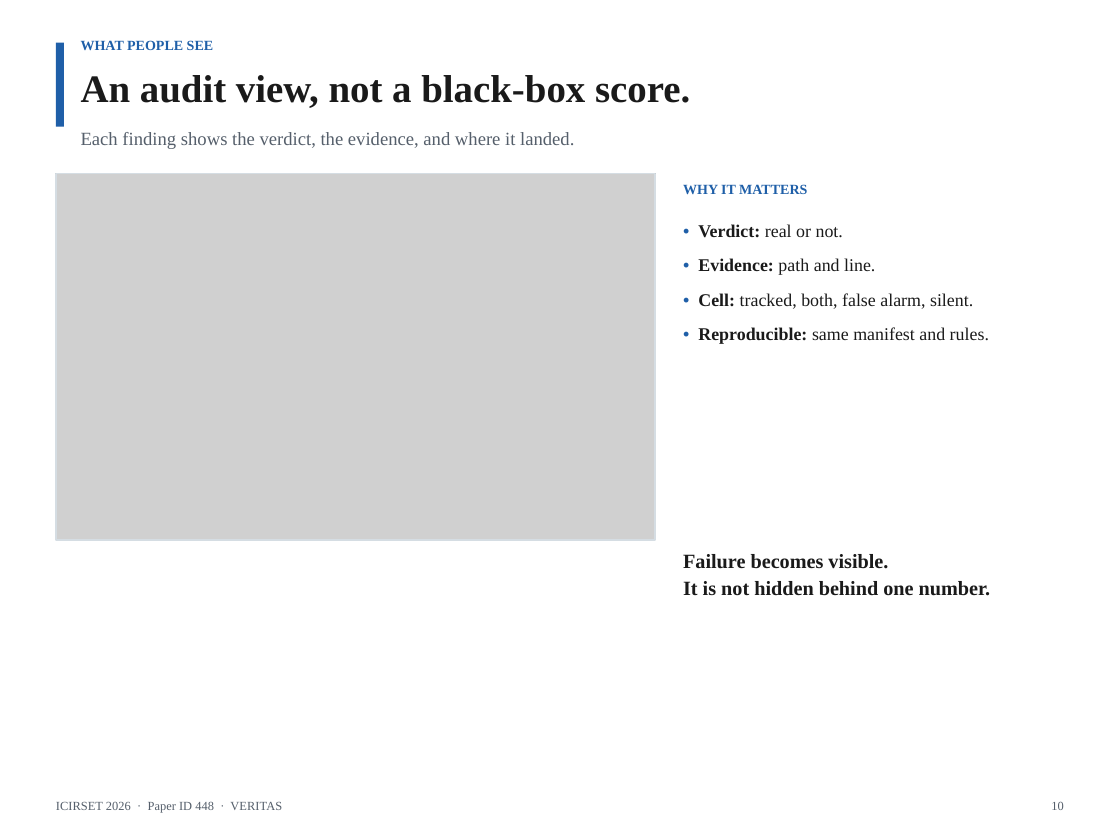
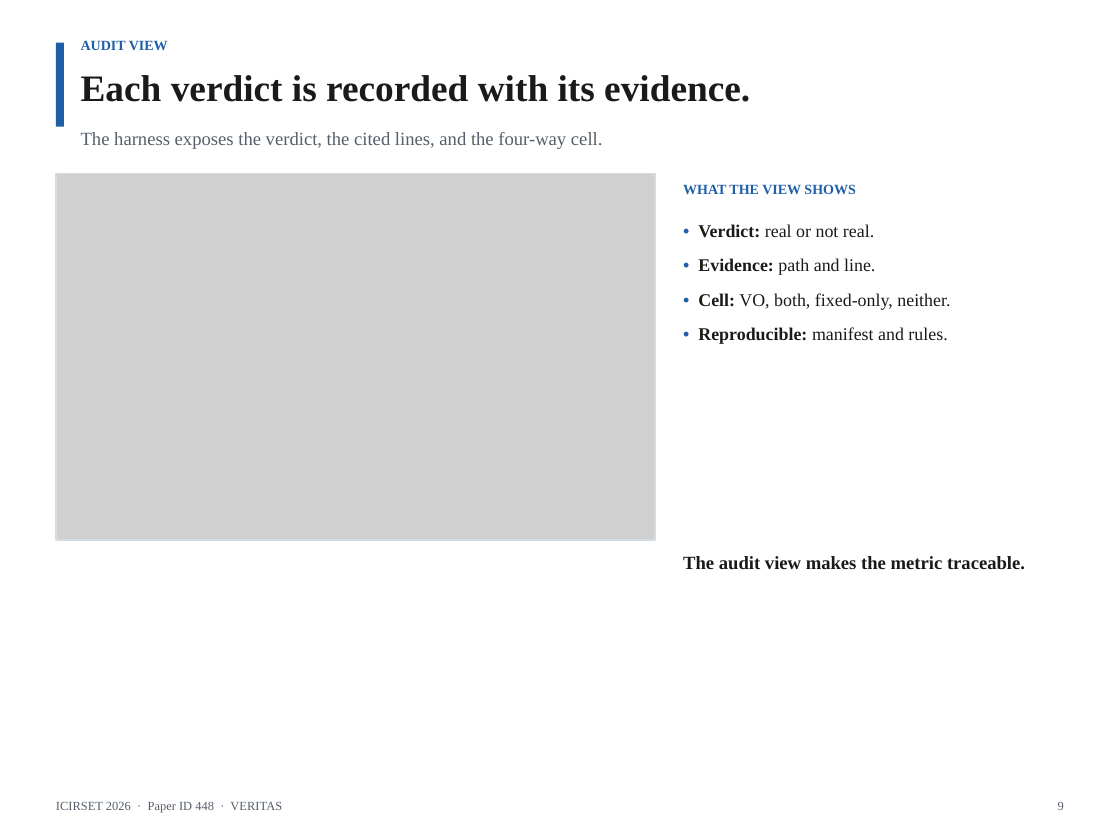
Before and after one commit to AmonWasHere/Proto, a slide deck: slide 9 of paper/ICIRSET-26_VERITAS_Presentation.pptx (slide 10 before the commit). Drawn at 1120x840 pixels with LibreOffice and Linux fonts; fonts in the diff are those of the drawing; grey boxes stand for pictures. Boxes give left, top, right and bottom in pixels: in the first picture for what was removed or moved away, otherwise in the second. Text is boxed around its words. In the diff, an @@ line names an element or a change of style, - is before the commit and + after.

Commit message:
Revise ICIRSET deck: metric definitions, technical focus, no critique slides

```diff
--- a/paper/ICIRSET-26_VERITAS_Presentation.pptx
+++ b/paper/ICIRSET-26_VERITAS_Presentation.pptx
@@ text at (x1=81, y1=40, x2=168, y2=50): text changed @@
-WHAT PEOPLE SEE
+AUDIT VIEW
@@ text at (x1=81, y1=75, x2=750, y2=102): text changed; size 25 to 24 pt @@
-An audit view, not a black-box score.
+Each verdict is recorded with its evidence.
@@ text at (x1=81, y1=132, x2=603, y2=149): text changed @@
-Each finding shows the verdict, the evidence, and where it landed.
+The harness exposes the verdict, the cited lines, and the four-way cell.
@@ text at (x1=683, y1=184, x2=855, y2=195): text changed @@
-WHY IT MATTERS
+WHAT THE VIEW SHOWS
@@ text at (x1=698, y1=224, x2=874, y2=238): text changed @@
-• Verdict: real or not.
+• Verdict: real or not real.
@@ text at (x1=698, y1=293, x2=950, y2=344): text changed @@
-• Cell: tracked, both, false alarm, silent.
-• Reproducible: same manifest and rules.
+• Cell: VO, both, fixed-only, neither.
+• Reproducible: manifest and rules.
@@ text at (x1=683, y1=556, x2=1025, y2=570): text changed; size 13 to 12 pt @@
-Failure becomes visible.
-It is not hidden behind one number.
+The audit view makes the metric traceable.
@@ text at (x1=1058, y1=802, x2=1064, y2=810): text changed @@
-10
+9
```
Also in this commit, not shown: 5 other slides changed, 8 slides added, 9 slides removed, 1 other file.
